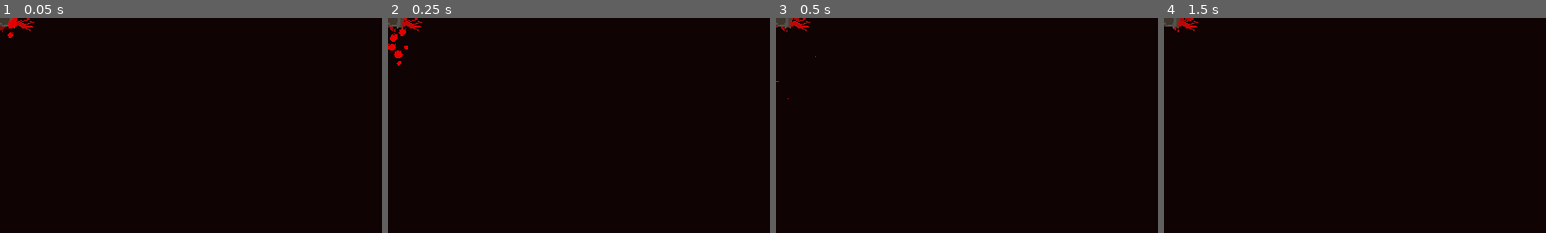
Above: before the commit, frames 1-4 (left to right).
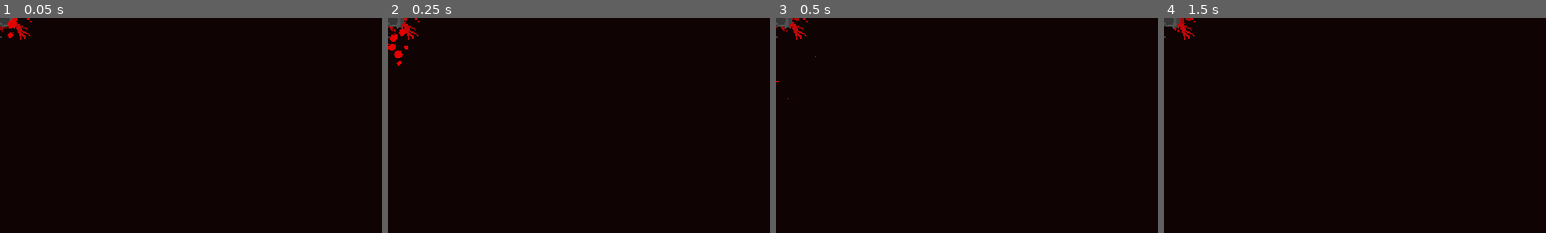
Above: after the commit, the same moments.

Repository: nndda/Specimen-A
Game: Godot game, scene res://Entities/Guards/Guard-Corpse.tscn
Two runs of this game, one before a commit and one after it. Both use one fixed random seed, a clock stepped at 60 frames per second and the inputs below. The project has no main scene, so this scene is started directly.
Inputs (mouse positions are % of the whole screen's width and height, from its top left):
- Up to frame 1 (0.05 s): no input
- Up to frame 2 (0.25 s): no input
- Up to frame 3 (0.5 s): no input
- Up to frame 4 (1.5 s): tap Enter at 0.5 s; move the mouse to (72, 45) at 0.52 s; hold Right mouse button (Attack) 0.53-1.28 s; click (72, 45) at 0.67 s; tap Space at 1.25 s; move the mouse to (30, 55) at 1.27 s; click (30, 55) at 1.35 s
The pictures show only the part of the screen within x 0-50%, y 0-50%; the shares and areas given below are measured in that part.

The runs differ from the first frame. In frame 1, 0.2% of the frame differs, in the area x 0-9%, y 0-11%; in frame 2, 0.2%; in frame 3, 0.2%; in frame 4, 0.2%.

Commit message:
Add variation

Diff:
--- a/Entities/Guards/Guard-Corpse.gd
+++ b/Entities/Guards/Guard-Corpse.gd
@@ -16,15 +16,23 @@
 
 	$Torso/Head.rotation_degrees = rand_range(-30,30)
 
-	$Torso/RArm.rotation_degrees		= rand_range(-90,30)
+#	$Torso/RArm.rotation_degrees		= rand_range(-90,30)
+	$Torso/RArm.rotation_degrees		= rand_range(-75,-30)
 	$Torso/RArm/Hand.rotation_degrees	= rand_range(0,180)
 	$Torso/LArm.rotation_degrees		= rand_range(-90,30)
 	$Torso/LArm/Hand.rotation_degrees	= rand_range(0,180)
 
-	$Torso/RLeg.rotation_degrees		= rand_range(-15,30)
+#	$Torso/RLeg.rotation_degrees		= rand_range(-15,30)
+	$Torso/RLeg.rotation_degrees		= rand_range(30,75)
 	$Torso/RLeg/Feet.rotation_degrees	= rand_range(0,-60)
 	$Torso/LLeg.rotation_degrees		= rand_range(-15,30)
 	$Torso/LLeg/Feet.rotation_degrees	= rand_range(0,-60)
+
+	if randf() >= 0.8:
+		$Torso.region_rect = Rect2(96.0,320.0,32.0,32.0)
+	else:
+		$Torso.region_rect = Rect2(128.0,320.0,32.0,32.0)
+
 
 	DecapLimb("RArm")
 	DecapLimb("LArm")
--- a/Entities/Guards/Guard-Corpse.tscn
+++ b/Entities/Guards/Guard-Corpse.tscn
@@ -52,7 +52,7 @@
 rotation = -1.5708
 texture = ExtResource( 3 )
 region_enabled = true
-region_rect = Rect2( 96, 320, 32, 32 )
+region_rect = Rect2( 128, 320, 32, 32 )
 
 [node name="Head" type="Sprite" parent="Torso"]
 position = Vector2( -1, -21 )
Binary file changed: Entities/Enntities.png
